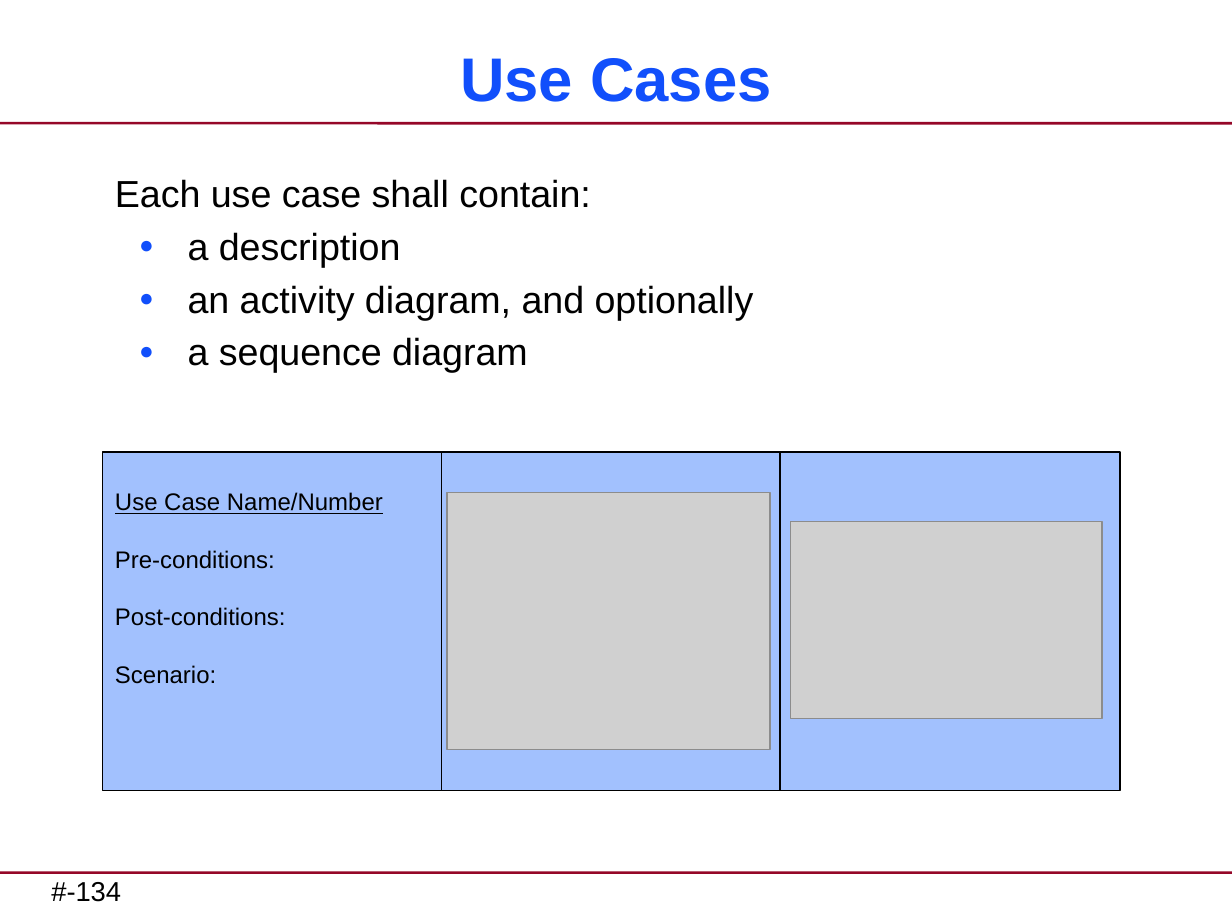
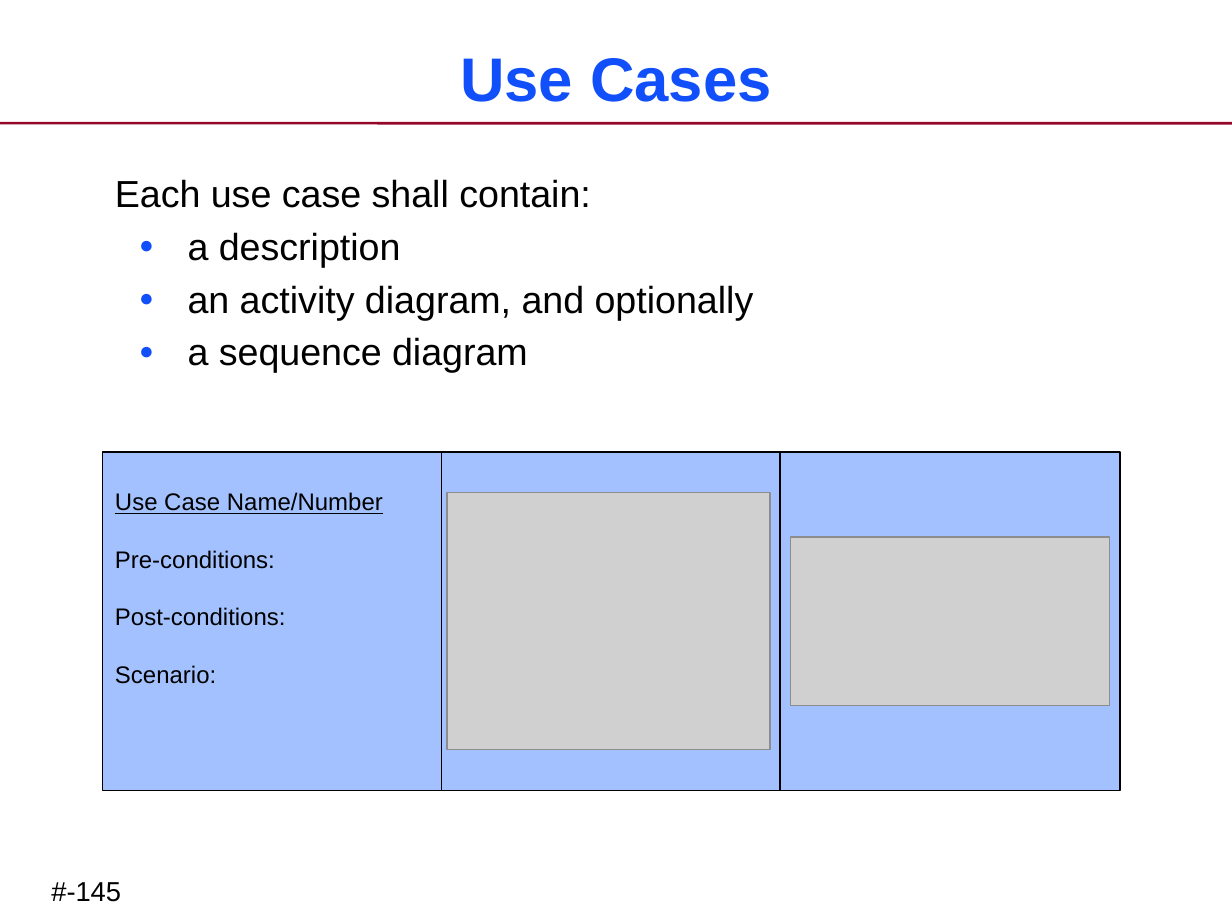
Before and after one commit to xtuml/training, a slide deck: slide 141 of courses/xtUML-Modeling/Requirements-Clarification/RequirementsClarification-CourseSlides.pptx (slide 134 before the commit). Drawn at 1232x924 pixels with LibreOffice and Linux fonts; fonts in the diff are those of the drawing; grey boxes stand for pictures. Boxes give left, top, right and bottom in pixels: in the first picture for what was removed or moved away, otherwise in the second. Text is boxed around its words. In the diff, an @@ line names an element or a change of style, - is before the commit and + after.

```diff
--- a/courses/xtUML-Modeling/Requirements-Clarification/RequirementsClarification-CourseSlides.pptx
+++ b/courses/xtUML-Modeling/Requirements-Clarification/RequirementsClarification-CourseSlides.pptx
@@ picture resized from (x1=791, y1=522, x2=1103, y2=719) to (x1=791, y1=537, x2=1110, y2=706) @@
@@ line removed from (0, 872) to (1232, 872) @@
@@ page number at (x1=51, y1=882, x2=121, y2=902): text changed @@
-#-134
+#-145
```
Also in this commit, not shown: 149 other slides changed, 8 slides added, 20 other files.
